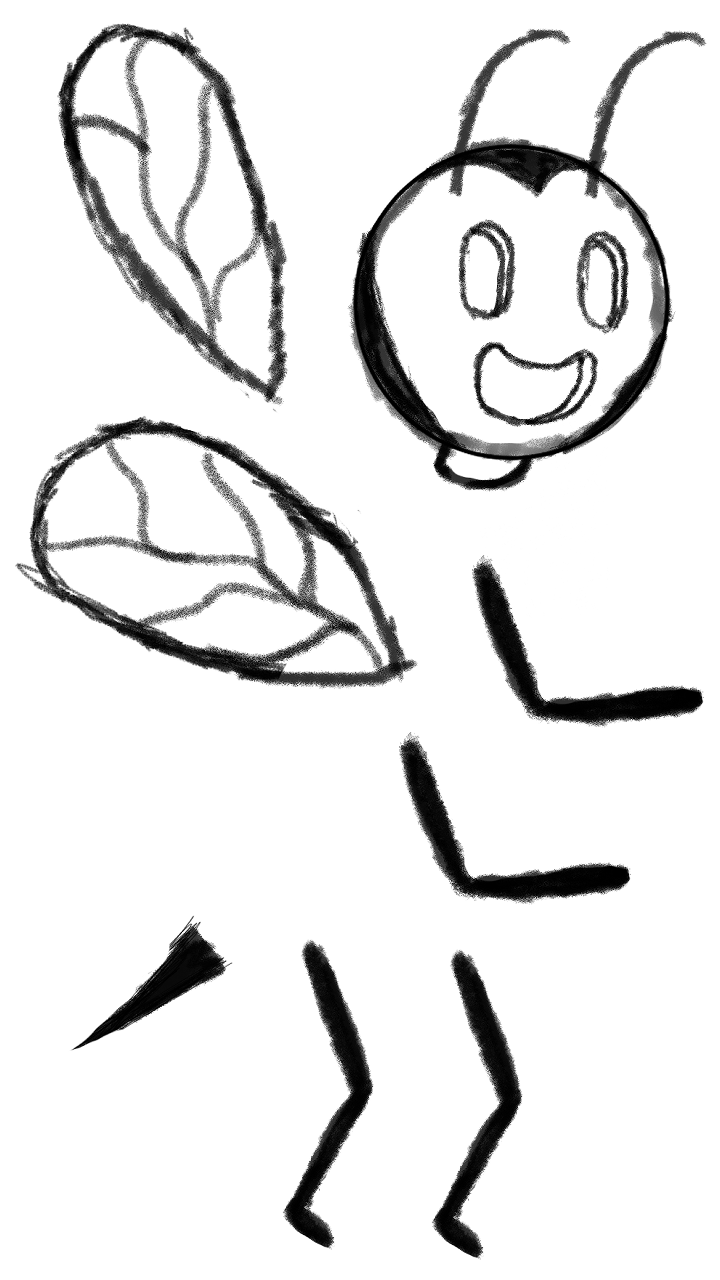
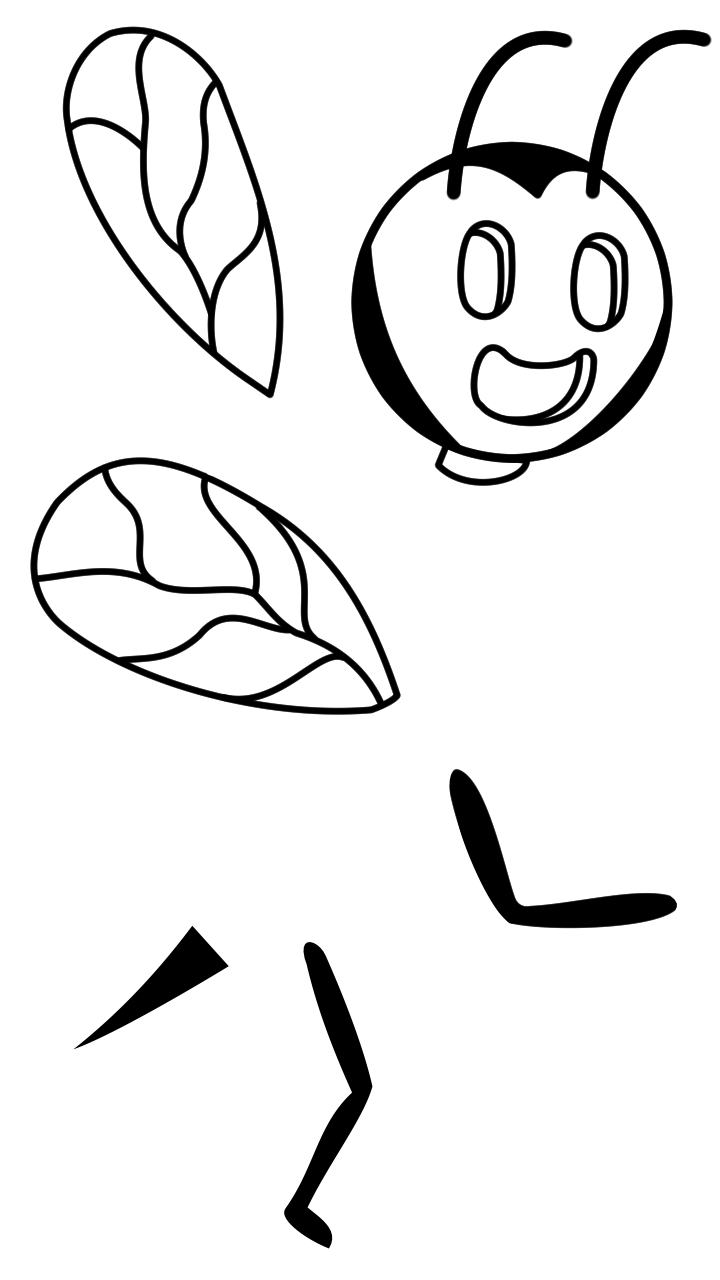
Before/after of a w=720, h=1280 layered artwork. What changed in the layer stack:
added layer "Rosto" in group "4ª abeia Copy" over left=446, top=29, right=712, bottom=427
hid "Rosto Copy" over left=446, top=28, right=708, bottom=428
added layer "Detalhes rosto" in group "4ª abeia Copy" over left=355, top=146, right=668, bottom=457
hid "Detalhes rosto Copy" over left=355, top=147, right=676, bottom=458
added layer "Cabeça" in group "4ª abeia Copy" over left=351, top=141, right=673, bottom=464
hid "Cabeça Copy" over left=347, top=136, right=673, bottom=624
hid "Braços Copy 2" over left=472, top=555, right=704, bottom=728
renamed "Listras Copy" to "Braço", showed it, moved it above "Braços Copy", painted on it over left=160, top=502, right=677, bottom=1003
hid "Braços Copy" over left=399, top=732, right=631, bottom=905
hid "Pernas Copy 2" over left=431, top=949, right=523, bottom=1260
renamed "1ª montagem de corpo Copy" to "Perna", showed it, moved it above "Pernas Copy", painted on it over left=104, top=530, right=523, bottom=1249
hid "Pernas Copy" over left=282, top=939, right=374, bottom=1250
added layer "Asa D" in group "Asas 1 Copy 2" over left=62, top=26, right=284, bottom=399
hid "Asa direita Copy 2" over left=57, top=23, right=289, bottom=413
added layer "Asa E" in group "Asas 1 Copy 2" over left=30, top=457, right=401, bottom=715
hid "Asa esquerda Copy 2" over left=15, top=415, right=418, bottom=690
added layer "Pescoço" in group "4ª abeia Copy" over left=434, top=441, right=531, bottom=486
hid "Pescoço Copy" over left=432, top=438, right=537, bottom=493
renamed "Corpo Copy" to "Ferrao", showed it, moved it above "Ferrão 2 Copy", painted on it over left=73, top=489, right=521, bottom=1050
hid "Ferrão 2 Copy" over left=69, top=915, right=233, bottom=1051
